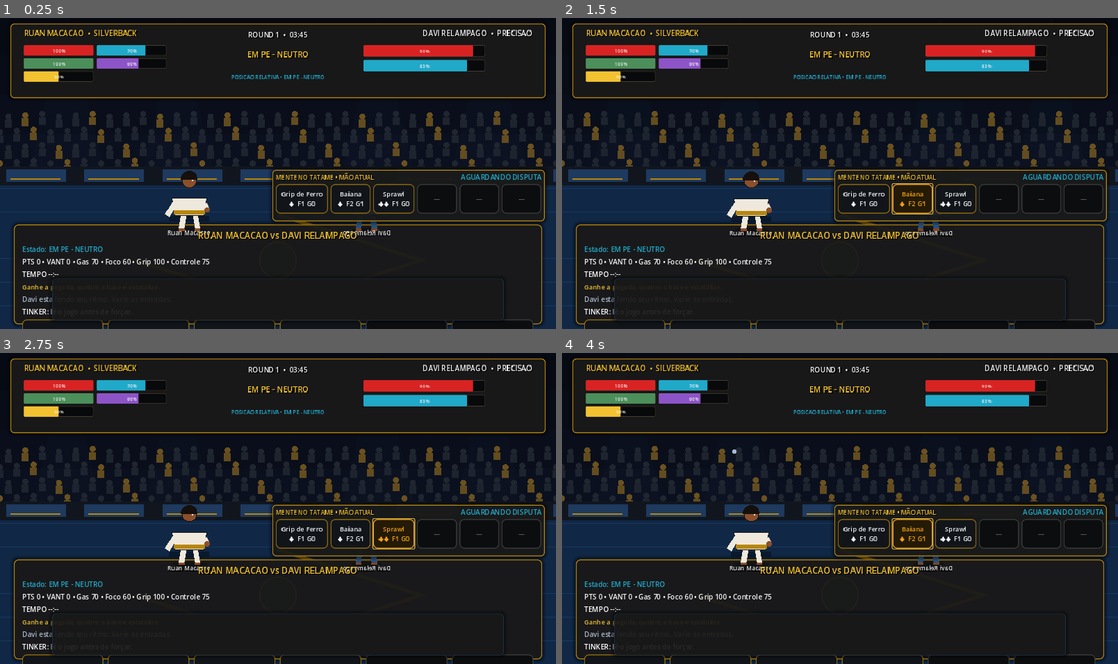
Above: before the commit, frames 1-4 (two rows, left to right).
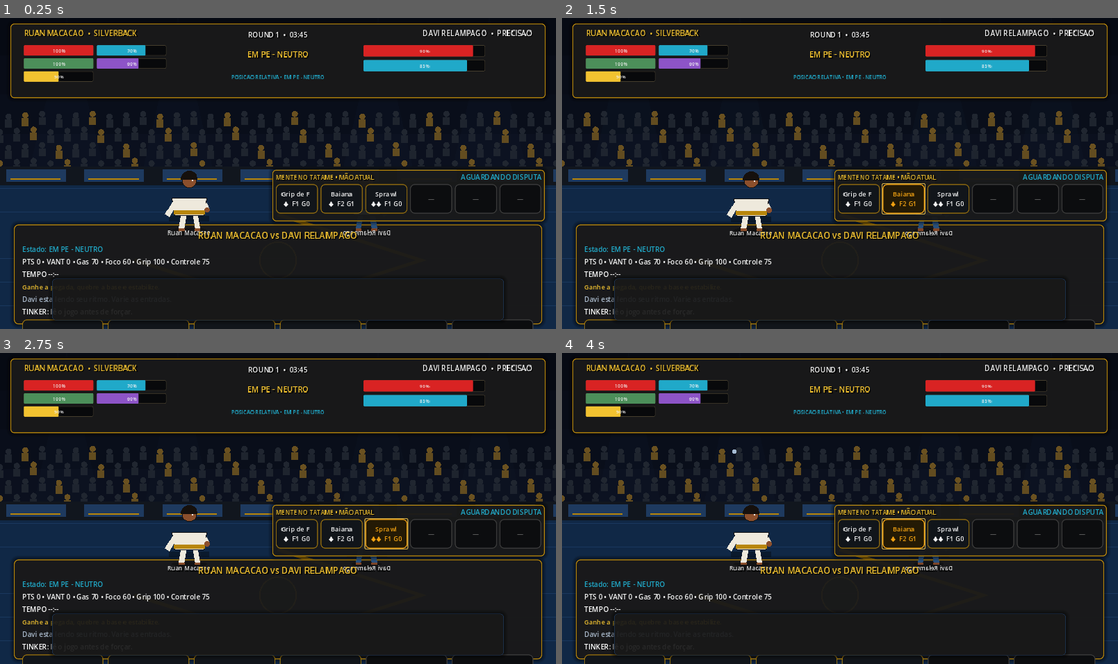
Above: after the commit, the same moments.

Repository: ringuemkt-rgb/cria-do-tatame
Game: Godot game, scene res://scenes/combat/CombatArenaBase.tscn
Two runs of this game, one before a commit and one after it. Both use one fixed random seed, a clock stepped at 60 frames per second and the inputs below. This scene is started directly instead of the project's main scene.
Inputs:
- Up to frame 1 (0.25 s): no input
- Up to frame 2 (1.5 s): click "Grip de Ferro ◆ F1 G0" at 0.5 s; click "Baiana ◆ F2 G1" at 1.25 s
- Up to frame 3 (2.75 s): click "Sprawl ◆◆ F1 G0" at 2 s
- Up to frame 4 (4 s): click "Grip de Ferro ◆ F1 G0" at 2.75 s; click "Baiana ◆ F2 G1" at 3.5 s

The runs differ from the first frame. In frame 1, 0.7% of the frame differs, in the area x 51-95%, y 53-63%; in frame 2, 0.8%; in frame 3, 0.8%, in the area x 51-95%, y 53-64%; in frame 4, 0.8%.

Commit message:
fix(hud): enforce minimum touch target and clip overflow text

Diff:
--- a/scenes/ui/CombatDeckHUD.gd
+++ b/scenes/ui/CombatDeckHUD.gd
@@ -52,6 +52,8 @@
 	$Panel/Layout/Header/Clash.add_theme_color_override("font_color", VisualTheme.CYAN)
 	for index in range(card_buttons.size()):
 		VisualTheme.apply_action_button(card_buttons[index], VisualTheme.GOLD)
+		card_buttons[index].custom_minimum_size = Vector2(48.0, 68.0)
+		card_buttons[index].clip_text = true
 		card_buttons[index].pressed.connect(_on_card_pressed.bind(index))
 	if not SignalBus.combat_deck_hand_changed.is_connected(_on_hand_changed):
 		SignalBus.combat_deck_hand_changed.connect(_on_hand_changed)
